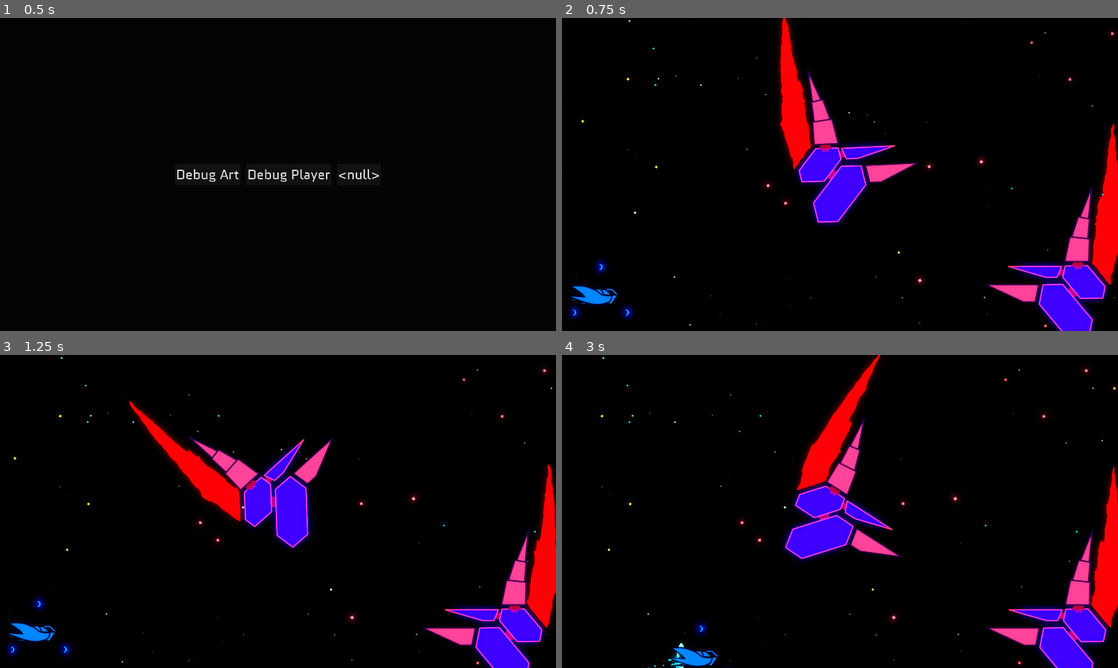
Above: before the commit, frames 1-4 (two rows, left to right).
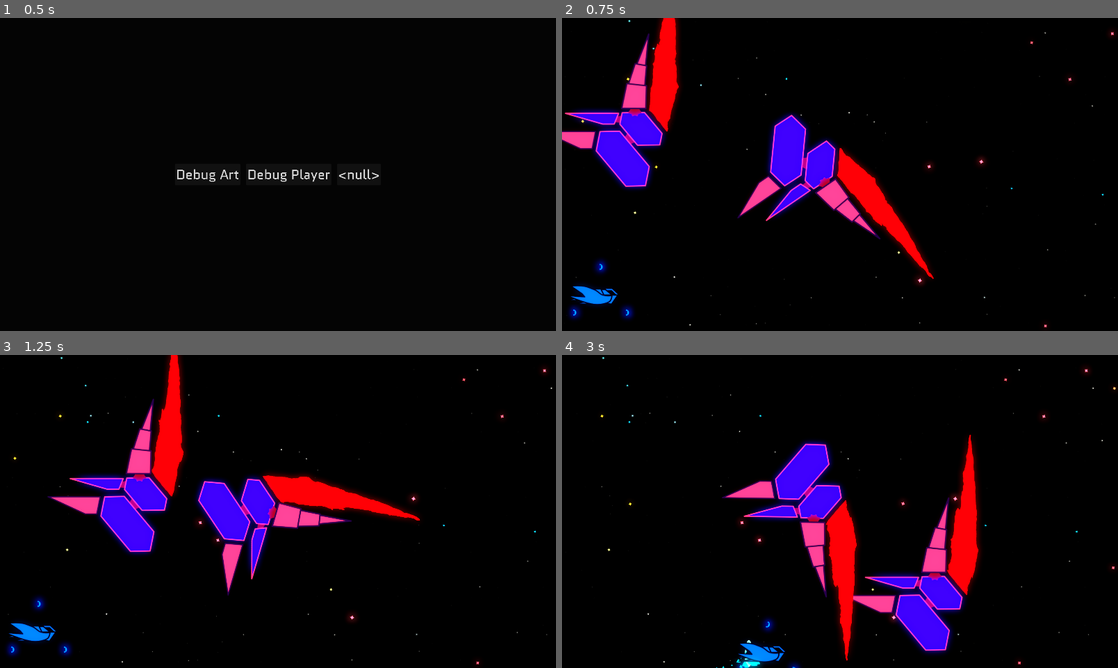
Above: after the commit, the same moments.

Repository: Zemiro-dev/StarfighterGemini
Game: Godot game, scene res://world/world_viewport_container.tscn
Two runs of this game, one before a commit and one after it. Both use one fixed random seed, a clock stepped at 60 frames per second and the inputs below. Sound files missing from this copy of the repository are replaced by a short silence.
Inputs:
- Up to frame 1 (0.5 s): no input
- Up to frame 2 (0.75 s): click "Debug Art" at 0.5 s
- Up to frame 3 (1.25 s): no input
- Up to frame 4 (3 s): hold D (right) 1.28-2.03 s; hold Shift (dash) 1.28-2.03 s; hold S (down) 2.03-2.78 s; tap L (dev_a) at 2.1 s; hold D (right) from 2.78 s (still down); hold Shift (dash) from 2.78 s (still down)

Frame 1 is identical in both runs. In frame 2, 19% of the frame differs, in the area x 0-100%, y 0-100%; in frame 3, 18%; in frame 4, 20%, in the area x 15-100%, y 0-100%.

Commit message:
more work on movement and tracks. created rails

Diff:
--- /dev/null
+++ b/game/actors/actions/action_manager.gd
@@ -0,0 +1,43 @@
+extends Node
+class_name ActionManager
+
+
+@export var node: Node2D
+var base_transform: Transform2D
+var actions: Array[ActorAction] = []
+
+func _ready() -> void:
+	if node:
+		reset()
+
+
+func _physics_process(delta: float) -> void:
+	if node:
+		var frame_transform = Transform2D(base_transform)
+		for child in get_children():
+			if child is ActorAction:
+				if !child.is_one_shot and !child.is_running():
+					child.run()
+				child.act(delta)
+				frame_transform *= child.action_transform
+		node.transform = frame_transform
+
+
+
+func drive(node_to_drive: Node2D) -> void:
+	node = node_to_drive
+	reset()
+
+
+func reset() -> void:
+	if !node: return
+	_reset_base_trasform()
+	for child in get_children():
+		if child is ActorAction:
+			child.reset()
+			child.run()
+
+
+func _reset_base_trasform() -> void:
+	if node:
+		base_transform = node.transform
--- /dev/null
+++ b/game/actors/actions/action_move.gd
@@ -0,0 +1,32 @@
+extends ActorAction
+class_name ActionMove
+
+@export var movement: Vector2 = Vector2.ZERO
+@export var travel_time: float = 5.0
+@export var reverse_on_loop: bool = false
+var heading: float = 1.0
+
+var _tween: Tween
+
+func act(delta: float) -> void:
+	super(delta)
+
+
+func run() -> void:
+	if _tween:
+		_tween.kill()
+	_tween = create_tween()
+	_tween.tween_property(self, "action_transform:origin", heading * movement, travel_time).as_relative()
+	if reverse_on_loop:
+		heading *= -1.0
+
+
+func is_running() -> bool:
+	return _tween.is_running() if _tween else false
+
+
+func reset() -> void:
+	super()
+	if _tween:
+		_tween.kill()
+	heading = 1.0
--- /dev/null
+++ b/game/actors/actions/action_spin.gd
@@ -0,0 +1,34 @@
+extends ActorAction
+class_name ActionSpin
+
+@export var rotation: float = 0.0
+@export var spin_radians: float = 0.0
+@export var spin_time: float = 5.0
+@export var is_looping: bool = true
+@export var transition_type: Tween.TransitionType = Tween.TRANS_SINE
+
+var _tween: Tween
+
+func act(delta: float) -> void:
+	super(delta)
+	action_transform = Transform2D(rotation, Vector2.ZERO)
+
+
+func run() -> void:
+	if _tween:
+		_tween.kill()
+	_tween = create_tween()
+	if is_looping:
+		_tween.set_loops()
+	_tween.tween_property(self, 'rotation', spin_radians, spin_time).as_relative().set_trans(transition_type)
+
+
+func is_running() -> bool:
+	return _tween.is_running() if _tween else false
+
+
+func reset() -> void:
+	super()
+	if _tween:
+		_tween.kill()
+	rotation = 0
--- /dev/null
+++ b/game/actors/actions/action_tremble.gd
@@ -0,0 +1,45 @@
+extends ActorAction
+class_name ActionTremble
+
+@export var strength: Vector2 = Vector2.ZERO
+@export var duration: float = 5.0
+@export var speed: float = 2.0
+var remaining_duration: float = 0.0
+var offset: Vector2 = Vector2.ZERO
+
+func act(delta: float) -> void:
+	super(delta)
+	offset = next_tremble_offset()
+	if remaining_duration > 0.0: remaining_duration -= delta
+	if offset.is_zero_approx():
+		action_transform.origin = Vector2.ZERO
+	else:
+		action_transform.origin = action_transform.origin.lerp(
+			offset,
+			speed * delta
+		)
+
+
+func run() -> void:
+	remaining_duration = duration
+
+
+func is_running() -> bool:
+	return remaining_duration >= 0.0 and !offset.is_zero_approx()
+
+
+func reset() -> void:
+	super()
+	remaining_duration = 0.0
+	offset = Vector2.ZERO
+
+
+
+func next_tremble_offset() -> Vector2:
+	if remaining_duration > 0.0:
+		return Vector2(
+			randf_range(-1, 1) * strength.x,
+			randf_range(-1, 1) * strength.y
+		)
+	else:
+		return offset.lerp(Vector2.ZERO, .5)
--- /dev/null
+++ b/game/actors/actions/actor_action.gd
@@ -0,0 +1,27 @@
+extends Node
+class_name ActorAction
+
+@export var is_one_shot := true
+## The transform to apply to the Actor that defines the action
+## Will be applied to the actor each physics frame
+var action_transform: Transform2D
+
+
+func _ready() -> void:
+	reset()
+
+
+func act(_delta: float) -> void:
+	pass
+
+
+func run() -> void:
+	pass
+
+
+func is_running() -> bool:
+	return true
+
+
+func reset() -> void:
+	action_transform = Transform2D()
--- a/game/actors/enemies/asteroid_beast/molecules/talon_arm.gd
+++ b/game/actors/enemies/asteroid_beast/molecules/talon_arm.gd
@@ -1,3 +1,4 @@
+@tool
 extends Node2D
 
 @onready var last_turn_position := global_position
@@ -12,7 +13,7 @@
 	_set_pivot_scale(pivot_scale)
 
 
-func _physics_process(delta: float) -> void:
+func _physics_process(_delta: float) -> void:
 	if can_turn:
 		var position_delta = global_position - last_turn_position;
 		var heading = sign(position_delta)
--- a/game/actors/enemies/asteroid_beast/spin_pattern.gd
+++ b/game/actors/enemies/asteroid_beast/spin_pattern.gd
@@ -1,4 +1,3 @@
-@tool
 extends Node2D
 class_name SpinPattern
 
--- a/game/actors/enemies/asteroid_beast/talon_attack_patterns.gd
+++ b/game/actors/enemies/asteroid_beast/talon_attack_patterns.gd
@@ -22,11 +22,11 @@
 	#target_follow_pattern_2.target = player
 	#target_follow_pattern_2.follower = talons[0]
 
-	#patrol_path(charge_path_follow_2d, 10.)
+	patrol_path(charge_path_follow_2d, 10.)
 
-	talons[0].can_turn = false
-	tremble_pattern.trembler = talons[0]
-	tremble_pattern.tremble(1000., 200.)
+	#talons[0].can_turn = false
+	#tremble_pattern.trembler = talons[0]
+	#tremble_pattern.tremble(1000., 200.)
 
 	talons[1].can_turn = false
 	spin_pattern.toy = talons[1]
--- a/game/actors/enemies/enemy_damaging_segment.gd
+++ b/game/actors/enemies/enemy_damaging_segment.gd
@@ -17,17 +17,17 @@
 			attack_particles = attack_particles_instance
 
 
-func attack(target: Object, position: Vector2) -> int:
+func attack(target: Object, _position: Vector2) -> int:
 	if attack_particles:
 		if !attack_particles.is_inside_tree():
 			GlobalSignals.request_top_effect_spawn.emit(attack_particles)
-		attack_particles.global_position = position
+		attack_particles.global_position = _position
 		attack_particles.reset_physics_interpolation()
 		attack_particles.emitting = true
 	return GameActor.attack(target, 1)
 
 
-func die(actor: Node2D) -> void:
+func die(_actor: Node2D) -> void:
 	disable_collisions()
 
 
--- a/game/actors/enemies/enemy_scale.gd
+++ b/game/actors/enemies/enemy_scale.gd
@@ -31,7 +31,7 @@
 		GlobalSignals.world_ready.connect(func(): GlobalSignals.request_top_effect_spawn.emit(enemy_explosion))
 
 
-func die(actor: Node2D) -> void:
+func die(_actor: Node2D) -> void:
 	disable_collisions()
 	if animation_player.is_playing():
 		animation_player.stop()
--- a/game/actors/enemies/enemy_scale_damaged_tween.gd
+++ b/game/actors/enemies/enemy_scale_damaged_tween.gd
@@ -37,14 +37,14 @@
 	return node.material
 
 
-func tween(node: EnemyScale, duration: float):
+func tween(_node: EnemyScale, duration: float):
 	if _tween != null:
 		_tween.kill()
 
 	var material: Material = get_material()
 	if !material: return
 
-	_tween = node.create_tween()
+	_tween = _node.create_tween()
 	var current_progress = material.get_shader_parameter('progress')
 	_tween.tween_method(
 		func(value): material.set_shader_parameter('progress', value),
--- a/game/actors/enemies/enemy_weakspot.gd
+++ b/game/actors/enemies/enemy_weakspot.gd
@@ -8,7 +8,7 @@
 	damagable.on_death.connect(die)
 
 
-func die(actor: Node2D) -> void:
+func die(_actor: Node2D) -> void:
 	disable_collisions()
 
 
--- /dev/null
+++ b/game/actors/movement_pattern/movement_pattern.gd
@@ -0,0 +1,7 @@
+extends Node2D
+class_name MovementPattern
+
+@export var moving_node: Node2D: set = _set_moving_node
+
+func _set_moving_node(new_moving_node: Node2D) -> void:
+	moving_node = new_moving_node
--- /dev/null
+++ b/game/actors/movement_pattern/tremble_pattern.gd
@@ -0,0 +1,41 @@
+extends MovementPattern
+class_name TremblePattern2
+
+
+@onready var remote_transform_2d: RemoteTransform2D = $RemoteTransform2D
+@export var tremble_tracking_rate := 2.
+var tremble_offset := Vector2.ZERO
+var tremble_strength := 0.0
+var tremble_timer := 0.0
+
+func _physics_process(delta: float) -> void:
+	tremble_offset = next_tremble_offset()
+	if tremble_timer > 0.0: tremble_timer -= delta
+	remote_transform_2d.position = remote_transform_2d.position.lerp(
+		tremble_offset,
+		tremble_tracking_rate * delta
+	)
+
+
+func next_tremble_offset() -> Vector2:
+	if tremble_timer > 0.0:
+		return Vector2(
+			randf_range(-1, 1) * tremble_strength,
+			randf_range(-1, 1) * tremble_strength
+		)
+	else:
+		return tremble_offset.lerp(Vector2.ZERO, .5)
+
+
+func tremble(duration: float, strength: float):
+	tremble_timer = duration
+	tremble_strength = strength
+
+
+func _set_moving_node(new_moving_node: Node2D) -> void:
+	super(new_moving_node)
+	if new_moving_node:
+		remote_transform_2d.position = Vector2.ZERO
+		remote_transform_2d.remote_path = new_moving_node.get_path()
+	else:
+		remote_transform_2d.remote_path = ''
--- /dev/null
+++ b/game/actors/movement_pattern/tremble_pattern.tscn
@@ -0,0 +1,10 @@
+[gd_scene load_steps=2 format=3 uid="uid://c8a3jp6kwjwbm"]
+
+[ext_resource type="Script" uid="uid://caxaqmqk3bkwj" path="res://actors/movement_pattern/tremble_pattern.gd" id="1_n0cld"]
+
+[node name="TremblePattern" type="Node2D"]
+script = ExtResource("1_n0cld")
+
+[node name="RemoteTransform2D" type="RemoteTransform2D" parent="."]
+update_rotation = false
+update_scale = false
--- /dev/null
+++ b/game/actors/rails/container_tracks/rails_sequence_track.gd
@@ -0,0 +1,73 @@
+extends RailsContainerTrack
+class_name RailsSequenceTrack
+
+
+var tracks: Array[RailsTrack] = []
+var current_track_index: int = 0
+var _is_running: bool = false
+var _xform: Transform2D
+
+
+func _ready() -> void:
+	super()
+	finished.connect(func(): _is_running = false)
+
+func sample() -> Transform2D:
+	var xform = Transform2D()
+	for track in tracks:
+		if track is RailsTransformTrack:
+			xform *= track.sample()
+	return _xform * xform
+
+
+func start(node: Node2D) -> void:
+	super(node)
+	_is_running = true
+	if tracks.is_empty():
+		for child in get_children():
+			if child is RailsTrack:
+				tracks.append(child)
+	_start_current_track()
+
+
+func stop() -> void:
+	for track in tracks:
+		track.stop()
+	tracks = []
+	_is_running = false
+	super()
+
+
+func reset() -> void:
+	super()
+	current_track_index = 0
+	_xform = Transform2D()
+
+
+func is_running() -> bool:
+	return _is_running
+
+
+func _start_current_track() -> void:
+	current_track_index = ((current_track_index % tracks.size()) + tracks.size()) % tracks.size()
+	var track := tracks[current_track_index]
+	track.start(_node)
+	track.finished.connect(_handle_current_track_finished)
+
+
+func _handle_current_track_finished() -> void:
+	var track := tracks[current_track_index]
+	if track.finished.is_connected(_handle_current_track_finished):
+		track.finished.disconnect(_handle_current_track_finished)
+	current_track_index += 1
+	if current_track_index == tracks.size():
+		track_finished.emit()
+	else:
+		_start_current_track()
+
+
+func _handle_track_finished() -> void:
+	_xform = sample()
+	for track in tracks:
+		track.reset()
+	super()
--- /dev/null
+++ b/game/actors/rails/rails_conductor.gd
@@ -0,0 +1,39 @@
+extends Node
+class_name RailsConductor
+
+@export var node: Node2D
+var base_transform: Transform2D
+
+
+func _ready() -> void:
+	if node:
+		reset()
+
+
+func _physics_process(_delta: float) -> void:
+	if node:
+		var frame_transform = Transform2D(base_transform)
+		for child in get_children():
+			if child is RailsTransformTrack:
+				frame_transform *= child.sample()
+		node.transform = frame_transform
+
+
+
+func drive(node_to_drive: Node2D) -> void:
+	node = node_to_drive
+	reset()
+
+
+func reset() -> void:
+	if !node: return
+	_reset_base_trasform()
+	for child in get_children():
+		if child is RailsTrack:
+			child.stop()
+			child.start(node)
+
+
+func _reset_base_trasform() -> void:
+	if node:
+		base_transform = node.transform
--- /dev/null
+++ b/game/actors/rails/rails_container_track.gd
@@ -0,0 +1,2 @@
+extends RailsTransformTrack
+class_name RailsContainerTrack
--- /dev/null
+++ b/game/actors/rails/rails_track.gd
@@ -0,0 +1,38 @@
+extends Node
+class_name RailsTrack
+
+## Called when an individual track is finished
+signal track_finished()
+## Called when the track is no longer running
+signal finished()
+
+
+@export var is_one_shot := true
+var _node: Node2D
+
+
+func _ready() -> void:
+	track_finished.connect(_handle_track_finished)
+
+
+func _handle_track_finished() -> void:
+	if !is_one_shot:
+		start(_node)
+	else:
+		finished.emit()
+
+
+func start(node: Node2D) -> void:
+	_node = node
+
+
+func stop() -> void:
+	reset()
+
+func reset() -> void:
+	_node = null
+
+
+
+func is_running() -> bool:
+	return false
--- /dev/null
+++ b/game/actors/rails/rails_transform_track.gd
@@ -0,0 +1,6 @@
+extends RailsTrack
+class_name RailsTransformTrack
+
+
+func sample() -> Transform2D:
+	return Transform2D()
--- /dev/null
+++ b/game/actors/rails/transform_tracks/rails_track_move.gd
@@ -0,0 +1,19 @@
+extends RailsTransformTrackTween
+class_name RailsTrackMove
+
+@export var movement: Vector2 = Vector2.ZERO
+var movement_transform := Transform2D()
+
+
+func sample() -> Transform2D:
+	return movement_transform
+
+
+func prepare_tween(tween: Tween) -> Tween:
+	tween.tween_property(self, "movement_transform:origin", direction * movement, duration).as_relative()
+	return tween
+
+
+func reset() -> void:
+	super()
+	movement_transform = Transform2D()
--- /dev/null
+++ b/game/actors/rails/transform_tracks/rails_track_spin.gd
@@ -0,0 +1,21 @@
+extends RailsTransformTrackTween
+class_name RailsTrackSpin
+
+
+@export var spin_radians: float = 0.0
+var rotation: float = 0.0
+@export var transition_type: Tween.TransitionType = Tween.TRANS_SINE
+
+
+func sample() -> Transform2D:
+	return Transform2D(rotation, Vector2.ZERO)
+
+
+func prepare_tween(tween: Tween) -> Tween:
+	tween.tween_property(self, 'rotation', spin_radians * direction, duration).as_relative().set_trans(transition_type)
+	return tween
+
+
+func reset() -> void:
+	super()
+	rotation = 0.0
--- /dev/null
+++ b/game/actors/rails/transform_tracks/rails_track_tremble.gd
@@ -0,0 +1,54 @@
+extends RailsTransformTrack
+class_name RailsTrackTremble
+
+@export var strength: Vector2 = Vector2.ZERO
+@export var duration: float = 5.0
+@export var speed: float = 2.0
+var remaining_duration: float = 0.0
+var target_offset: Vector2 = Vector2.ZERO
+var current_offset: Vector2 = Vector2.ZERO
+
+
+func sample() -> Transform2D:
+	return Transform2D(0.0, current_offset)
+
+
+func _physics_process(delta: float) -> void:
+	target_offset = next_tremble_offset()
+	if remaining_duration > 0.0:
+		if remaining_duration - delta <= 0.0:
+			track_finished.emit()
+		remaining_duration -= delta
+	if target_offset.is_zero_approx():
+		current_offset = Vector2.ZERO
+	else:
+		current_offset = current_offset.lerp(
+			target_offset,
+			speed * delta
+		)
+
+
+func start(node: Node2D) -> void:
+	remaining_duration = duration
+	super(node)
+
+
+func is_running() -> bool:
+	return remaining_duration >= 0.0 or !current_offset.is_zero_approx()
+
+
+func reset() -> void:
+	super()
+	remaining_duration = 0.0
+	target_offset = Vector2.ZERO
+	current_offset = Vector2.ZERO
+
+
+func next_tremble_offset() -> Vector2:
+	if remaining_duration > 0.0:
+		return Vector2(
+			randf_range(-1, 1) * strength.x,
+			randf_range(-1, 1) * strength.y
+		)
+	else:
+		return target_offset.lerp(Vector2.ZERO, .5)
--- /dev/null
+++ b/game/actors/rails/transform_tracks/rails_transform_track_tween.gd
@@ -0,0 +1,41 @@
+extends RailsTransformTrack
+class_name RailsTransformTrackTween
+
+
+@export var reverse_on_track_finished: bool = false
+@export var duration: float = 5.0
+var direction: int = 1
+
+var _tween: Tween
+
+func _handle_track_finished() -> void:
+	if reverse_on_track_finished:
+		direction *= -1
+	super()
+
+
+func is_running() -> bool:
+	return _tween.is_running() if _tween else false
+
+
+func start(node: Node2D) -> void:
+	super(node)
+	if _tween:
+		_tween.kill()
+	_tween = create_tween()
+	prepare_tween(_tween)
+	_tween.finished.connect(
+		func():
+			track_finished.emit()
+	)
+
+
+func prepare_tween(tween: Tween) -> Tween:
+	return tween
+
+
+func stop() -> void:
+	super()
+	direction = 1
+	if _tween:
+		_tween.kill()
--- a/game/world/debug/world_debug.tscn
+++ b/game/world/debug/world_debug.tscn
@@ -1327,10 +1327,11 @@
 rotation = -3.14159
 
 [node name="TalonArm0" parent="Stage/Actors/AsteroidBeast" instance=ExtResource("54_h8r0t")]
-position = Vector2(840.999, 383.002)
+position = Vector2(-764, -190)
 
 [node name="TalonArm1" parent="Stage/Actors/AsteroidBeast" instance=ExtResource("54_h8r0t")]
 position = Vector2(-69, -33)
+rotation = -374.402
 scale = Vector2(-1, 1)
 
 [node name="PlayerMain" parent="Stage/Actors" instance=ExtResource("61_7to6k")]
@@ -1366,14 +1367,15 @@
 talons = [NodePath("../Actors/AsteroidBeast/TalonArm0"), NodePath("../Actors/AsteroidBeast/TalonArm1")]
 
 [node name="ChargePath2D" type="Path2D" parent="Stage/TalonAttackPatterns"]
+position = Vector2(55, 129)
 curve = SubResource("Curve2D_otf24")
 
 [node name="ChargePathFollow2D" type="PathFollow2D" parent="Stage/TalonAttackPatterns/ChargePath2D"]
-position = Vector2(1801, 923.002)
+position = Vector2(141, 221)
 rotation = 0.400083
-progress = 1802.33
 
 [node name="RemoteTransform2D" type="RemoteTransform2D" parent="Stage/TalonAttackPatterns/ChargePath2D/ChargePathFollow2D"]
+remote_path = NodePath("../../../../Actors/AsteroidBeast/TalonArm0")
 update_rotation = false
 update_scale = false
 
@@ -1440,7 +1442,7 @@
 offset_right = 1889.0
 offset_bottom = 115.0
 theme_override_font_sizes/font_size = 64
-text = "FPS: 144.0"
+text = "FPS: 145.0"
 script = ExtResource("30_tj5ml")
 
 [node name="WorldEnvironment" parent="." instance=ExtResource("64_otf24")]
--- /dev/null
+++ b/game/world/debug/world_tweens.gd
@@ -0,0 +1,11 @@
+extends Node2D
+
+
+@onready var sprite_2d: Sprite2D = $Sprite2D
+@onready var rails_conductor: RailsConductor = $RailsConductor
+
+
+
+func _ready() -> void:
+	#action_manager.drive(sprite_2d)
+	rails_conductor.drive(sprite_2d)
--- /dev/null
+++ b/game/world/debug/world_tweens.tscn
@@ -0,0 +1,85 @@
+[gd_scene load_steps=9 format=3 uid="uid://r4wsemvjtf2l"]
+
+[ext_resource type="Script" uid="uid://svlrmxegsnfy" path="res://world/debug/world_tweens.gd" id="1_k1xel"]
+[ext_resource type="Texture2D" uid="uid://d2meohaxtyk34" path="res://assets/player/player_explosion_a.png" id="2_7m2wq"]
+[ext_resource type="PackedScene" uid="uid://b58dppq2aevhp" path="res://actors/enemies/asteroid_beast/molecules/talon_arm.tscn" id="3_xwxn1"]
+[ext_resource type="Script" uid="uid://eooi8778c330" path="res://actors/rails/container_tracks/rails_sequence_track.gd" id="9_yfsm5"]
+[ext_resource type="Script" uid="uid://dked212ulfymv" path="res://actors/rails/rails_conductor.gd" id="11_yfsm5"]
+[ext_resource type="Script" uid="uid://dm4cht245wcyu" path="res://actors/rails/transform_tracks/rails_track_move.gd" id="12_evfw6"]
+[ext_resource type="Script" uid="uid://bfy07sbg7p0yw" path="res://actors/rails/transform_tracks/rails_track_spin.gd" id="13_pdc6l"]
+[ext_resource type="Script" uid="uid://rtiq0ip8htiu" path="res://actors/rails/transform_tracks/rails_track_tremble.gd" id="14_1favx"]
+
+[node name="WorldTweens" type="Node2D"]
+script = ExtResource("1_k1xel")
+
+[node name="Sprite2D" type="Sprite2D" parent="."]
+position = Vector2(937, 665)
+texture = ExtResource("2_7m2wq")
+
+[node name="TalonArm" parent="Sprite2D" instance=ExtResource("3_xwxn1")]
+show_behind_parent = true
+pivot_scale = Vector2(-1, 1)
+can_turn = false
+
+[node name="RailsConductor" type="Node" parent="."]
+script = ExtResource("11_yfsm5")
+metadata/_custom_type_script = "uid://dked212ulfymv"
+
+[node name="RailsSequenceTrack" type="Node" parent="RailsConductor"]
+script = ExtResource("9_yfsm5")
+is_one_shot = false
+metadata/_custom_type_script = "uid://eooi8778c330"
+
+[node name="RailsTrackMove" type="Node" parent="RailsConductor/RailsSequenceTrack"]
+script = ExtResource("12_evfw6")
+movement = Vector2(500, 0)
+reverse_on_track_finished = true
+duration = 0.5
+metadata/_custom_type_script = "uid://dm4cht245wcyu"
+
+[node name="RailsTrackTremble" type="Node" parent="RailsConductor/RailsSequenceTrack"]
+script = ExtResource("14_1favx")
+strength = Vector2(200, 200)
+duration = 0.5
+metadata/_custom_type_script = "uid://rtiq0ip8htiu"
+
+[node name="RailsTrackSpin" type="Node" parent="RailsConductor/RailsSequenceTrack"]
+script = ExtResource("13_pdc6l")
+spin_radians = 0.262
+duration = 1.0
+metadata/_custom_type_script = "uid://bfy07sbg7p0yw"
+
+[node name="RailsTrackSpin2" type="Node" parent="RailsConductor/RailsSequenceTrack"]
+script = ExtResource("13_pdc6l")
+spin_radians = -6.545
+duration = 1.0
+metadata/_custom_type_script = "uid://bfy07sbg7p0yw"
+
+[node name="RailsSequenceTrack" type="Node" parent="RailsConductor/RailsSequenceTrack"]
+script = ExtResource("9_yfsm5")
+metadata/_custom_type_script = "uid://eooi8778c330"
+
+[node name="RailsTrackMove" type="Node" parent="RailsConductor/RailsSequenceTrack/RailsSequenceTrack"]
+script = ExtResource("12_evfw6")
+movement = Vector2(0, -500)
+reverse_on_track_finished = true
+duration = 0.5
+metadata/_custom_type_script = "uid://dm4cht245wcyu"
+
+[node name="RailsTrackTremble" type="Node" parent="RailsConductor/RailsSequenceTrack/RailsSequenceTrack"]
+script = ExtResource("14_1favx")
+strength = Vector2(200, 200)
+duration = 0.5
+metadata/_custom_type_script = "uid://rtiq0ip8htiu"
+
+[node name="RailsTrackSpin" type="Node" parent="RailsConductor/RailsSequenceTrack/RailsSequenceTrack"]
+script = ExtResource("13_pdc6l")
+spin_radians = 0.262
+duration = 1.0
+metadata/_custom_type_script = "uid://bfy07sbg7p0yw"
+
+[node name="RailsTrackSpin2" type="Node" parent="RailsConductor/RailsSequenceTrack/RailsSequenceTrack"]
+script = ExtResource("13_pdc6l")
+spin_radians = -6.545
+duration = 1.0
+metadata/_custom_type_script = "uid://bfy07sbg7p0yw"
Not shown, added: game/actors/actions/action_manager.gd.uid
Not shown, added: game/actors/actions/action_move.gd.uid
Not shown, added: game/actors/actions/action_spin.gd.uid
Not shown, added: game/actors/actions/action_tremble.gd.uid
Not shown, added: game/actors/actions/actor_action.gd.uid
Not shown, added: game/actors/movement_pattern/movement_pattern.gd.uid
Not shown, added: game/actors/movement_pattern/tremble_pattern.gd.uid
Renamed: game/actors/attack_patterns/wall_avoiding_area_2d.gd -> game/actors/movement_pattern/wall_avoiding_area_2d.gd
Renamed: game/actors/attack_patterns/wall_avoiding_area_2d.gd.uid -> game/actors/movement_pattern/wall_avoiding_area_2d.gd.uid
Not shown, added: game/actors/rails/container_tracks/rails_sequence_track.gd.uid
Not shown, added: game/actors/rails/rails_conductor.gd.uid
Not shown, added: game/actors/rails/rails_container_track.gd.uid
(and 7 more such lines)
